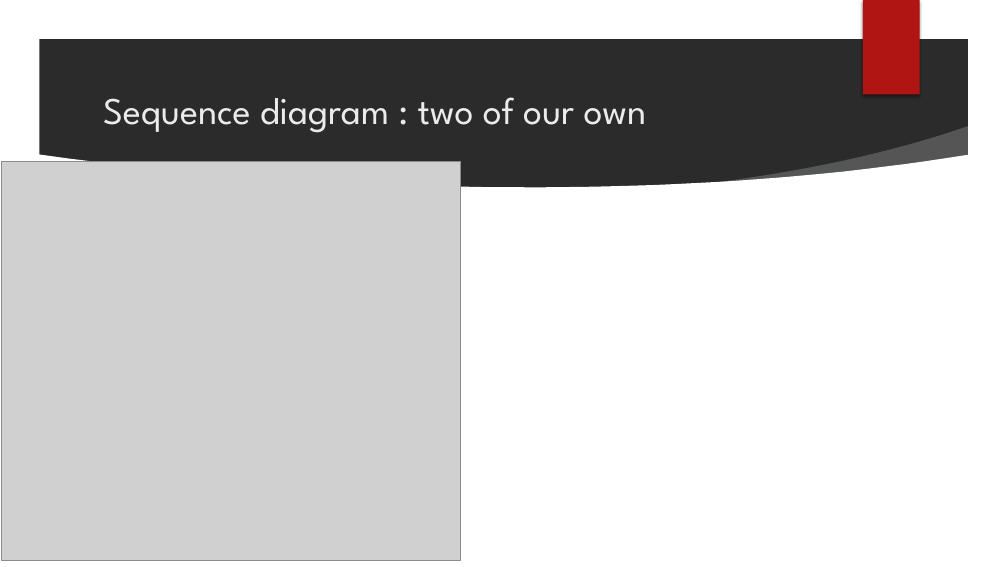
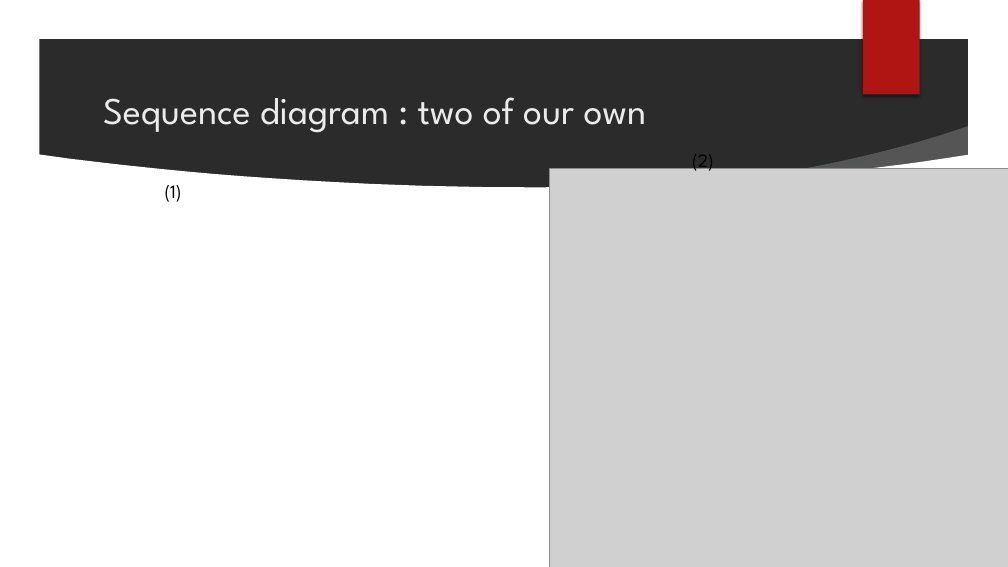
Before and after one commit to simondifalco13/ASP_Project_2021, a slide deck: slide 9 of commun/réunion 9/PPDiFalcoHuygebaert.pptx. Drawn at 1008x567 pixels with LibreOffice and Linux fonts; fonts in the diff are those of the drawing; grey boxes stand for pictures; background and template pictures are left out; a plain dark background stands for a picture behind light text. Boxes give left, top, right and bottom in pixels: in the first picture for what was removed or moved away, otherwise in the second. Text is boxed around its words. In the diff, an @@ line names an element or a change of style, - is before the commit and + after.

```diff
--- a/commun/réunion 9/PPDiFalcoHuygebaert.pptx
+++ b/commun/réunion 9/PPDiFalcoHuygebaert.pptx
@@ picture: place and size @@
-picture at (2, 162, 461, 560)
+picture at (550, 169, 1008, 567)
@@ text added at (692, 155, 714, 174), 18 pt, text #000000 @@
+(2)
@@ text added at (165, 185, 182, 202), 18 pt, text #000000 @@
+(1)
```
Also in this commit, not shown: 1 other slide changed, 3 slides added, 3 slides removed.
